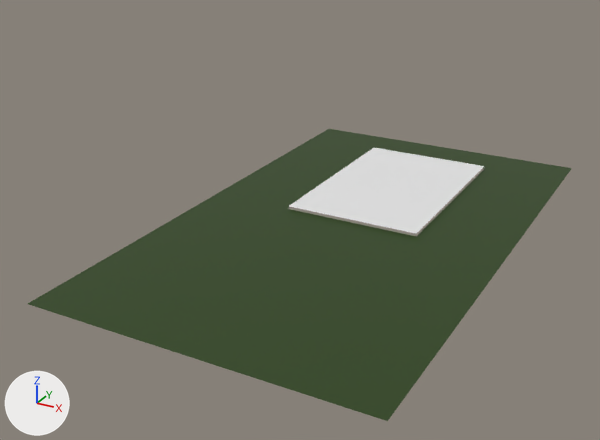
The Blender file Blender/WorkShop WallTent/scene.blend, before and after one commit.
Rendered twice from a 50 mm lens placed at (18.1, -44.7, 18.9), pointed at (-1.5, -9.1, 1.1). Arrows for +X, +Y and +Z are at lower left; the lights stay in place.
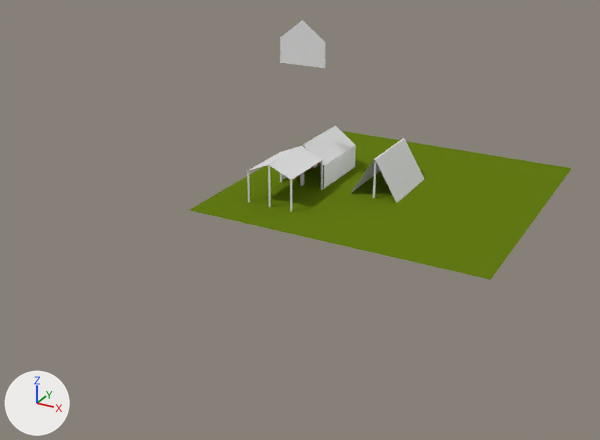
The newer file is also rescaled (x2.672), turned or shifted as a whole; pictures and numbers use the older file's frame.

What differs and where, as boxes (x1, y1, x2, y2) in the pictures (600 x 440 px):
'Plane', recoloured, reshaped (30% narrower, 48% shorter)
    before: (28, 129, 572, 421)
    after: (190, 129, 572, 280)
'Plane.001', deleted
    before: (289, 148, 484, 233)
'Cube.003', added
    after: (351, 138, 424, 203)
'Cube.001', added
    after: (302, 126, 356, 188)
'Cube.014', added
    after: (248, 146, 322, 179)
'Cube.012', added
    after: (280, 20, 303, 65)
'Cube.005', added
    after: (303, 21, 326, 68)
'Cube.013', added
    after: (268, 165, 303, 207)
'Cube.011', added
    after: (373, 160, 377, 198)
'Cube.018', added
    after: (247, 170, 250, 202)
'Cube.015', added
    after: (290, 179, 292, 212)
'Cube.016', added
    after: (321, 159, 323, 190)
'Cube', added
    after: (282, 125, 356, 180)
'Cube.006', added
    after: (296, 163, 318, 178)
'Cube.004', added
    after: (303, 146, 304, 185)

The change, as a diff of the scene's bpy script:
```diff
--- a/Blender/WorkShop WallTent/scene.blend.py
+++ b/Blender/WorkShop WallTent/scene.blend.py
@@ mat_material_002 @@
-mat_material_002 = principled_material('Material.002')
-mat_material_002.base_color = (0.0222, 0.055, 0.00438)  # dark green #29420e
+mat_material_002 = diffuse_material('Material.002')
+mat_material_002.base_color = (0.127, 0.202, 0.00743)  # dark green #647c15
@@ me_plane_003 @@
 # used by ob_plane; location = (0.0, 0.0, 0.08); scale = (8.94, 8.94, 8.94)
-me_plane_003.from_pydata(...)  # 20 vertices, 11 faces; spans x -1.0..1.0, y -2.4..1.0, z 0.0
+me_plane_003.from_pydata(...)  # 4 vertices, 1 face; spans x -1.0..1.0, y -1.0..1.0, z 0.0
+# me_plane_003 part 1
+# 16 vertices are removed from x -1.0..1.0, y -2.4..1.0, z 0.0
+# 11 faces are deleted
+# 1 new face joins them
 me_plane_003.materials.append(mat_material_002)
@@ me_cube_026 @@
+me_cube_026.from_pydata([(1.0, -0.74, 3.0), (1.0, 1.0, 3.0), (0.0, 1.0, 6.0), (0.0, -0.74, 6.0), (-0.99, -0.75, 3.0), (-0.99, 0.99, 3.0), (0.01, 0.99, 6.0), (0.01, -0.75, 6.0)], [], [(1, 2, 3, 0), (6, 5, 4, 7)])
@@ me_cube_023 @@
+me_cube_023.from_pydata([(-1.0, -1.0, -1.0), (-1.0, -1.0, 3.0), (0.0, -1.0, -1.0), (0.0, -1.0, 6.0)], [], [(2, 3, 1, 0)])
@@ me_cube_022 @@
+me_cube_022.from_pydata([(1.0, -1.0, -1.0), (1.0, -1.0, 3.0), (0.0, -1.0, -1.0), (0.0, -1.0, 6.0)], [], [(0, 1, 3, 2)])
@@ me_cube_016 @@
+me_cube_016.from_pydata([(-3.1, -1.0, -0.64), (-0.1, -1.0, 4.07), (-0.1, 5.52, 4.07), (3.1, -1.0, -0.64), (0.1, -1.0, 4.07), (3.1, 5.52, -0.64), (0.1, 5.52, 4.07), (-3.1, 5.52, -0.64)], [], [(0, 1, 2, 7), (5, 6, 4, 3), (3, 4, 1, 0), (6, 2, 1, 4)])
@@ me_cube_001 @@
+me_cube_001.from_pydata([(1.0, -1.0, -1.0), (1.0, -1.0, 3.0), (1.0, 1.0, -1.0), (1.0, 1.0, 3.0), (0.0, 1.0, 6.0), (0.0, -1.0, 6.0)], [], [(2, 3, 1, 0), (3, 4, 5, 1)])
@@ me_cube @@
+me_cube.from_pydata([(-1.0, -1.0, -1.0), (-1.0, -1.0, 3.0), (-1.0, 1.0, -1.0), (-1.0, 1.0, 3.0), (1.0, 1.0, -1.0), (1.0, 1.0, 3.0), (0.0, 1.0, -1.0), (0.0, 1.0, 6.0), (0.0, -1.0, 6.0)], [], [(0, 1, 3, 2), (6, 7, 5, 4), (7, 3, 1, 8), (2, 3, 7, 6)])
@@ ob_plane_001 @@
-ob_plane_001 = bpy.data.objects.new('Plane.001', me_plane_004)
@@ ob_cube_018 @@
+ob_cube_018 = bpy.data.objects.new('Cube.018', me_cube_033)  # a box spanning x -1.0..1.0, y -1.0..0.59, z -1.23..0.77; in mat_material_027 (its picture is missing)
+ob_cube_018.location = (-6.52, -6.21, 1.31)
+ob_cube_018.rotation_euler = (1.571, 0.0, 0.0)  # degrees (90, 0, 0)
+ob_cube_018.scale = (0.0468, 1.28, 0.0421)
@@ ob_cube_016 @@
+ob_cube_016 = bpy.data.objects.new('Cube.016', me_cube_031)  # a box spanning x -1.0..1.0, y -1.0..0.59, z -1.23..0.77; in mat_material_023 (its picture is missing)
+ob_cube_016.location = (-3.65, -2.42, 1.3)
+ob_cube_016.rotation_euler = (1.571, 0.0, 0.0)  # degrees (90, 0, 0)
+ob_cube_016.scale = (0.0468, 1.28, 0.0421)
@@ ob_cube_015 @@
+ob_cube_015 = bpy.data.objects.new('Cube.015', me_cube_029)  # a box spanning x -1.0..1.0, y -1.0..0.59, z -1.23..0.77; in mat_material_021 (its picture is missing)
+ob_cube_015.location = (-3.65, -6.21, 1.31)
+ob_cube_015.rotation_euler = (1.571, 0.0, 0.0)  # degrees (90, 0, 0)
+ob_cube_015.scale = (0.0468, 1.28, 0.0421)
@@ ob_cube_014 @@
+ob_cube_014 = bpy.data.objects.new('Cube.014', me_cube_026)
+ob_cube_014.location = (-5.1, -4.61, 1.39)
+ob_cube_014.scale = (1.5, 2.25, 0.216)
@@ ob_cube_013 @@
+ob_cube_013 = bpy.data.objects.new('Cube.013', me_cube_024)  # 24 vertices, 18 faces; spans x -1.0..1.0, y -1.0..1.1, z -92.9..1.4; in mat_material_020 (its picture is missing), mat_material_019 (its picture is missing)
+ob_cube_013.location = (-5.09, -6.21, 1.31)
+ob_cube_013.rotation_euler = (1.571, 0.0, 0.0)  # degrees (90, 0, 0)
+ob_cube_013.scale = (0.0468, 1.22, 0.0421)
@@ ob_cube_012 @@
+ob_cube_012 = bpy.data.objects.new('Cube.012', me_cube_023)
+ob_cube_012.location = (-5.1, 0.02, 7.96)
+ob_cube_012.scale = (1.5, 2.25, 0.374)
@@ ob_cube_005 @@
+ob_cube_005 = bpy.data.objects.new('Cube.005', me_cube_022)
+ob_cube_005.location = (-5.1, 0.02, 7.96)
+ob_cube_005.scale = (1.5, 2.25, 0.374)
@@ ob_cube_003 @@
+ob_cube_003 = bpy.data.objects.new('Cube.003', me_cube_016)
+ob_cube_003.location = (-0.33, 1.67, 0.42)
+ob_cube_003.rotation_euler = (0.0, 0.0, -3.142)  # degrees (0, 0, -180)
+ob_cube_003.scale = (0.492, 0.695, 0.522)
@@ ob_cube_011 @@
+ob_cube_011 = bpy.data.objects.new('Cube.011', me_cube_013)  # 24 vertices, 18 faces; spans x -1.0..1.0, y -1.0..1.1, z -1.4..92.9; in mat_material_013 (its picture is missing), mat_material_012 (its picture is missing)
+ob_cube_011.location = (-0.33, -2.01, 1.23)
+ob_cube_011.rotation_euler = (1.571, 0.0, -3.142)  # degrees (90, 0, -180)
+ob_cube_011.scale = (0.0573, 1.19, 0.0459)
@@ ob_cube_006 @@
+ob_cube_006 = bpy.data.objects.new('Cube.006', me_cube_006)  # 65 vertices, 58 faces; spans x -1.0..1.0, y -1.0..1.1, z -21.0..1.0; in mat_material_005 (its picture is missing)
+ob_cube_006.location = (-6.1, -0.2, 0.94)
+ob_cube_006.rotation_euler = (0.0, 0.0, 1.571)  # degrees (0, 0, 90)
+ob_cube_006.scale = (1.26, 0.374, 0.0374)
@@ ob_cube_004 @@
+ob_cube_004 = bpy.data.objects.new('Cube.004', me_cube_004)  # 24 vertices, 18 faces; spans x -1.0..1.0, y -1.0..1.1, z -92.9..1.4; in mat_material_004 (its picture is missing), mat_material_001 (its picture is missing)
+ob_cube_004.location = (-5.09, -2.14, 1.31)
+ob_cube_004.rotation_euler = (1.571, 0.0, 0.0)  # degrees (90, 0, 0)
+ob_cube_004.scale = (0.0468, 1.22, 0.0468)
@@ ob_cube_002 @@
+ob_cube_002 = bpy.data.objects.new('Cube.002', me_cube_002)  # 112 vertices, 103 faces; spans x -1.0..5.2, y -1.0..1.0, z -32.0..1.0; in mat_material_001 (its picture is missing), mat_material_003 (red #e75656)
+ob_cube_002.location = (-5.04, 1.64, 1.18)
+ob_cube_002.rotation_euler = (3.142, 0.0, 1.571)  # degrees (180, 0, 90)
+ob_cube_002.scale = (-0.0892, -1.01, -0.0287)
@@ ob_cube_001 @@
+ob_cube_001 = bpy.data.objects.new('Cube.001', me_cube_001)
+ob_cube_001.location = (-5.1, 0.02, 0.47)
+ob_cube_001.scale = (1.5, 2.25, 0.374)
@@ ob_cube @@
+ob_cube = bpy.data.objects.new('Cube', me_cube)
+ob_cube.location = (-5.09, 0.0, 0.47)
+ob_cube.scale = (1.5, 2.25, 0.374)
```
